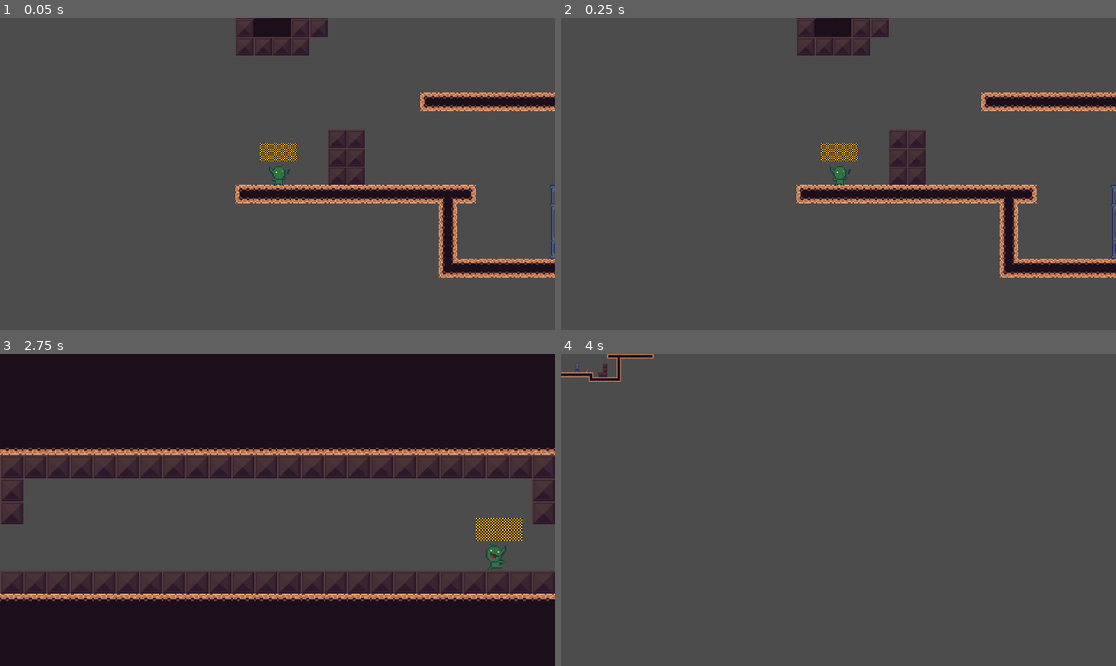
Above: before the commit, frames 1-4 (two rows, left to right).
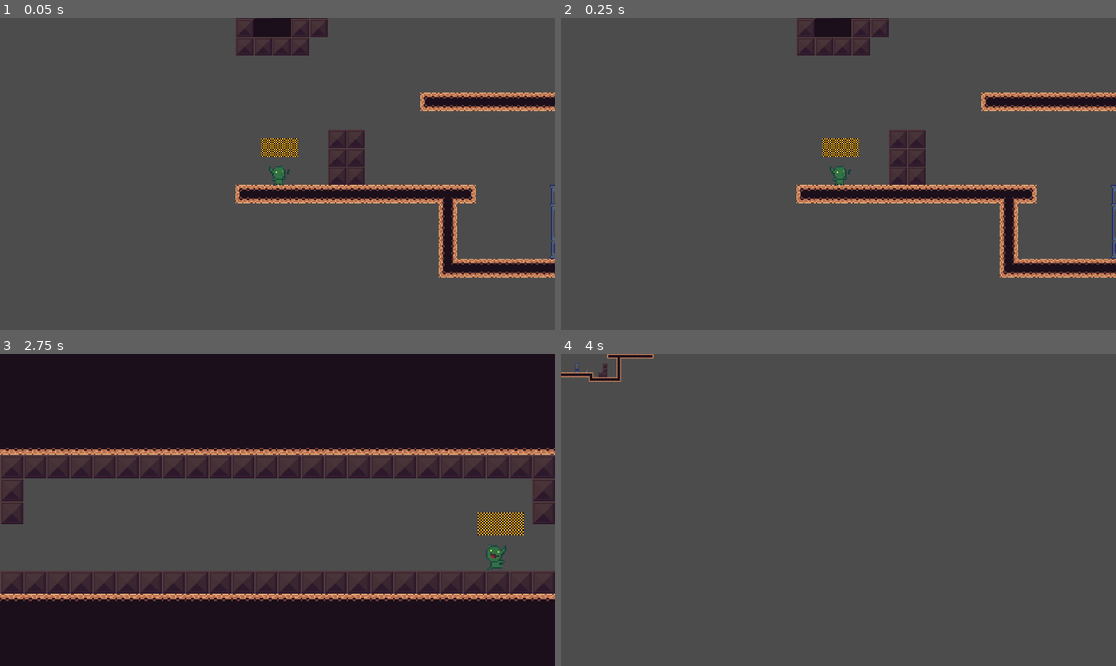
Above: after the commit, the same moments.

Repository: htimsekim/gobbo
Game: Godot game, scene res://src/Main/Game.tscn
Same seed, same stepped clock (60 frames per second), same inputs: the game is played once before the commit and once after it.
Inputs (mouse positions are in pixels of both pictures, inside the frame that each line leads up to):
- Up to frame 1 (0.05 s): no input
- Up to frame 2 (0.25 s): no input
- Up to frame 3 (2.75 s): tap Enter at 0.5, 2 s; move the mouse to (399, 494) at 0.52 s; hold Right (move_right) 0.53-1.25 s; hold Ctrl (crouch) 0.53-1.25 s; click (399, 494) at 0.67 s; tap Space (jump) at 0.77, 1.25 s; drag from (166, 525) to (249, 572) at 1.27 s; move the mouse to (333, 441) at 2.02 s; press the mouse at (333, 441) at 2.03 s; hold A (move_left) from 2.03 s (still down)
- Up to frame 4 (4 s): release A (move_left) at 2.75 s; release the mouse at (894, 441) at 2.75 s; drag from (810, 572) to (672, 463) at 2.77 s; tap Space (jump) at 3.5, 3.77 s; move the mouse to (1005, 556) at 3.52 s; hold Right (move_right) from 3.53 s (still down); hold Right mouse button (shoot) from 3.53 s (still down)

The runs differ from the first frame. In frame 1, 0.5% of the frame differs, in the area x 46-54%, y 38-46%; in frame 2, 0.5%; in frame 3, 0.8%, in the area x 85-95%, y 50-60%; in frame 4, nothing differs.
Error in both runs: Invalid get index 'position' (on base: 'null instance'). (res://src/Main/Global.gd:24)

Commit message:
2

Diff:
--- a/Character.gd
+++ b/Character.gd
@@ -1,14 +1,10 @@
 class_name Character
 extends KinematicBody2D
 
-# Both the Player and Enemy inherit this scene as they have shared behaviours
-# such as speed and are affected by gravity.
-
+# layer, Enemy inherit scene
 export var speed = Vector2(150.0, 350.0)
 onready var gravity = ProjectSettings.get("physics/2d/default_gravity")
-
 const FLOOR_NORMAL = Vector2.UP
-
 var _velocity = Vector2.ZERO
 
 # _physics_process is called after the inherited _physics_process function.
--- a/project.godot
+++ b/project.godot
@@ -29,11 +29,6 @@
 "language": "GDScript",
 "path": "res://addons/aseprite_importer/classes/EditorTheme.gd"
 }, {
-"base": "Character",
-"class": "Enemy",
-"language": "GDScript",
-"path": "res://src/Objects/Enemy.gd"
-}, {
 "base": "Position2D",
 "class": "Gun",
 "language": "GDScript",
@@ -49,7 +44,6 @@
 "AsepriteImporter": "",
 "Character": "",
 "EditorTheme": "",
-"Enemy": "",
 "Gun": "",
 "Player": ""
 }
--- a/src/Objects/Enemy.gd
+++ b/src/Objects/Enemy.gd
@@ -1,11 +1,17 @@
-class_name Enemy
-extends Character
+extends RigidBody2D
 
 func _physics_process(delta): # Called every frame. _delta isn't used
 	$AnimationPlayer.play("walk")
+#	var collisionList = get_colliding_bodies()
+#	if(get_colliding_bodies().size() > 0):
+#		print(collisionList[0].get_name())
 
 func damage(amount): #called from projectile amount is 1
 	if $TextureProgress.value <= 0:
 		self.queue_free()
 	else:
 		$TextureProgress.value -= amount
+
+
+func _on_Enemy_body_entered(body):
+	print("dfd")
--- a/src/Objects/Enemy.tscn
+++ b/src/Objects/Enemy.tscn
@@ -32,12 +32,14 @@
 "values": [ Vector2( 0, 1.5 ), Vector2( 0, 1.5 ), Vector2( 0, 1.5 ), Vector2( 0, 1.5 ), Vector2( 0, 1.5 ), Vector2( 0, 1.5 ), Vector2( 0, 1.5 ), Vector2( 0, 1.5 ) ]
 }
 
-[node name="Enemy" type="KinematicBody2D" groups=[
+[node name="Enemy" type="RigidBody2D" groups=[
 "enemy",
 ]]
 z_index = 3
 collision_layer = 8
-collision_mask = 5
+collision_mask = 7
+contacts_reported = 1
+contact_monitor = true
 script = ExtResource( 2 )
 
 [node name="CollisionShape2D" type="CollisionShape2D" parent="."]
@@ -48,6 +50,8 @@
 anims/walk = SubResource( 2 )
 
 [node name="Sprite" type="Sprite" parent="."]
+position = Vector2( 0, 0.0427341 )
+scale = Vector2( 1, 0.994658 )
 texture = ExtResource( 4 )
 offset = Vector2( 0, 1.5 )
 region_enabled = true
@@ -64,3 +68,4 @@
 __meta__ = {
 "_edit_use_anchors_": false
 }
+[connection signal="body_entered" from="." to="." method="_on_Enemy_body_entered"]
--- a/src/Objects/Player.gd
+++ b/src/Objects/Player.gd
@@ -117,9 +117,13 @@
 func _on_ProjectileTimer_timeout():
 	canshoot = true
 
-func damage(amount): #called from projectile amount is 1
-	health = health - amount
-	_set_health(health, maxplyrhealth)
+func damage(amount):
+	if $TextureProgress.value <= 0:
+		print("ewew")
+		get_tree().quit()
+	else:
+		$TextureProgress.value -= amount
+		print($TextureProgress.value)
 
 func _on_BlinkTimer_timeout():
 	if is_visible():
--- a/src/Objects/Player.tscn
+++ b/src/Objects/Player.tscn
@@ -305,7 +305,7 @@
 }
 
 [node name="Player" type="KinematicBody2D" groups=[
-"Player",
+"plyr",
 ]]
 z_index = 25
 z_as_relative = false
@@ -332,7 +332,7 @@
 texture = ExtResource( 1 )
 offset = Vector2( 6.5, -1.5 )
 region_enabled = true
-region_rect = Rect2( 145, 42, 29, 21 )
+region_rect = Rect2( 29, 21, 29, 21 )
 
 [node name="AnimationPlayer" type="AnimationPlayer" parent="."]
 anims/airborne = SubResource( 2 )
@@ -379,10 +379,10 @@
 [node name="BlinkTimer" type="Timer" parent="."]
 
 [node name="TextureProgress" type="TextureProgress" parent="."]
-margin_left = 17.3783
-margin_top = -28.0
-margin_right = 33.3783
-margin_bottom = 4.0
+margin_left = 18.3296
+margin_top = -32.0431
+margin_right = 34.3296
+margin_bottom = -0.0430603
 rect_rotation = 90.0
 value = 100.0
 texture_progress = ExtResource( 4 )
